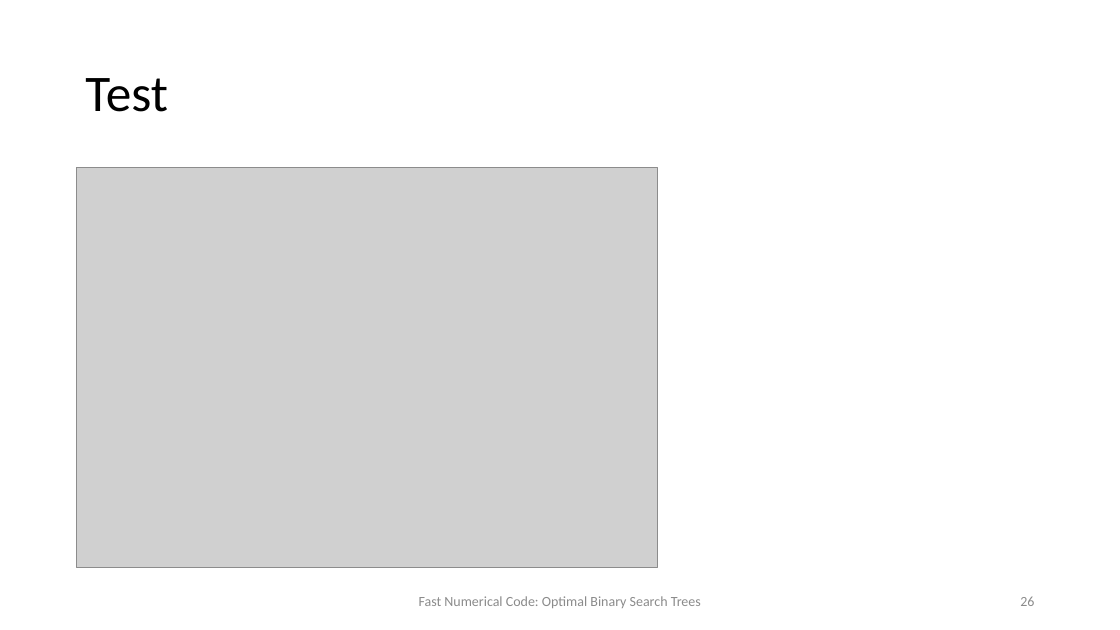
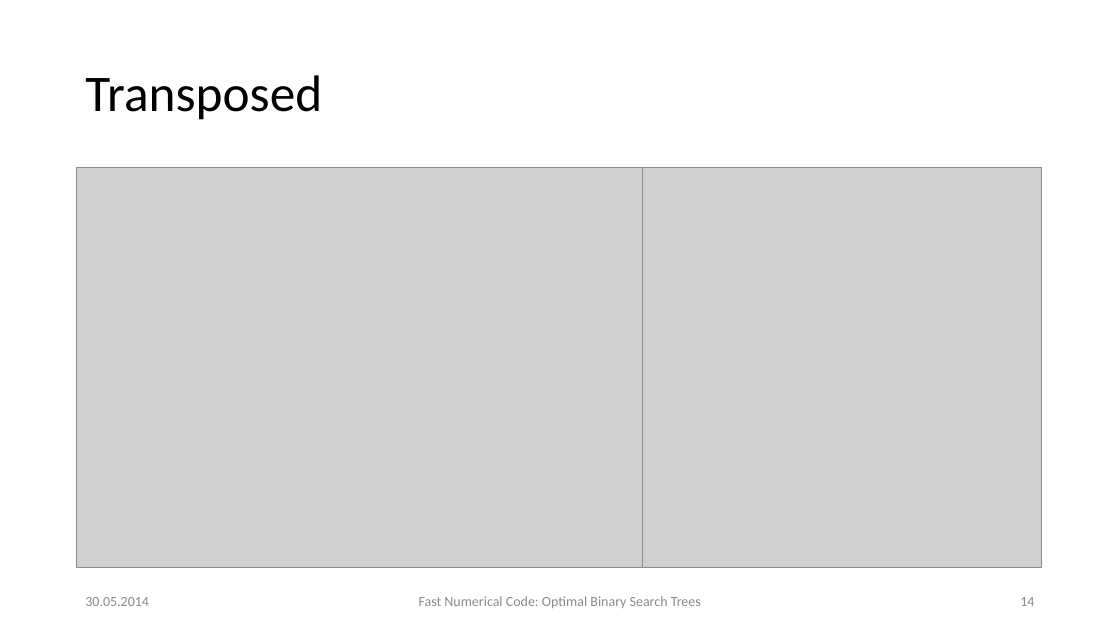
Before and after one commit to d-s-d/FNC14-BST, a slide deck: slide 14 of presentation/presentation.pptx (slide 26 before the commit). Drawn at 1120x630 pixels with LibreOffice and Linux fonts; fonts in the diff are those of the drawing; grey boxes stand for pictures. Boxes give left, top, right and bottom in pixels: in the first picture for what was removed or moved away, otherwise in the second. Text is boxed around its words. In the diff, an @@ line names an element or a change of style, - is before the commit and + after.

```diff
--- a/presentation/presentation.pptx
+++ b/presentation/presentation.pptx
@@ title at bbox=[85, 75, 322, 120]: text changed @@
-Test
+Transposed
@@ picture added at bbox=[643, 168, 1043, 568] @@
@@ text added at bbox=[85, 597, 149, 606], 12 pt, text #8C8C8C @@
+30.05.2014
@@ page number at bbox=[1020, 597, 1034, 606]: text changed @@
-26
+14
```
Also in this commit, not shown: 25 other slides changed, 10 slides added, 9 other files.
